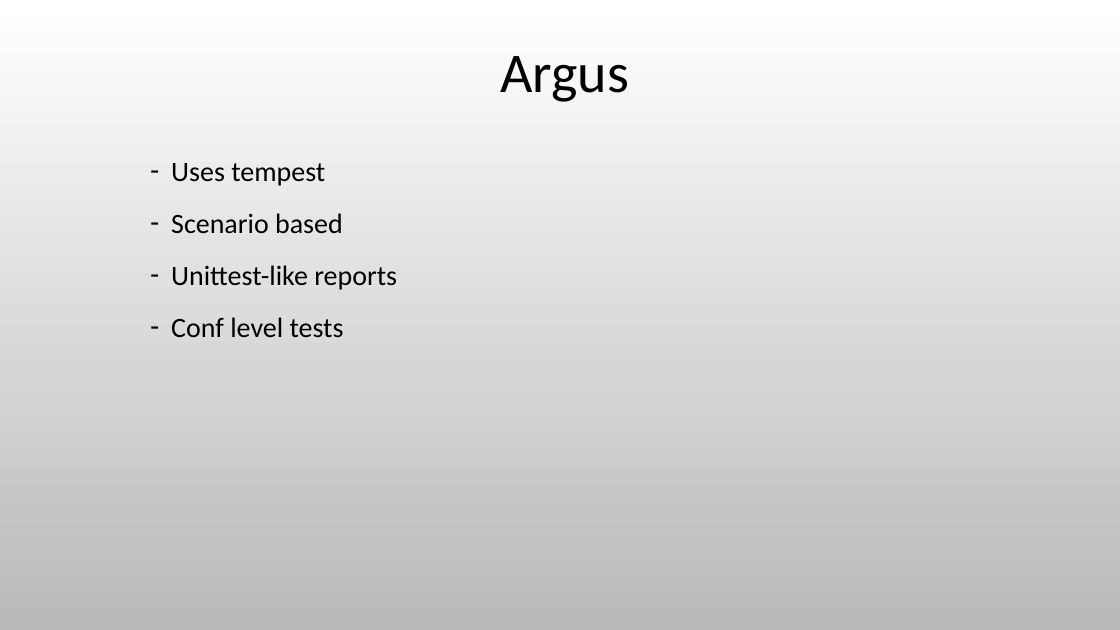
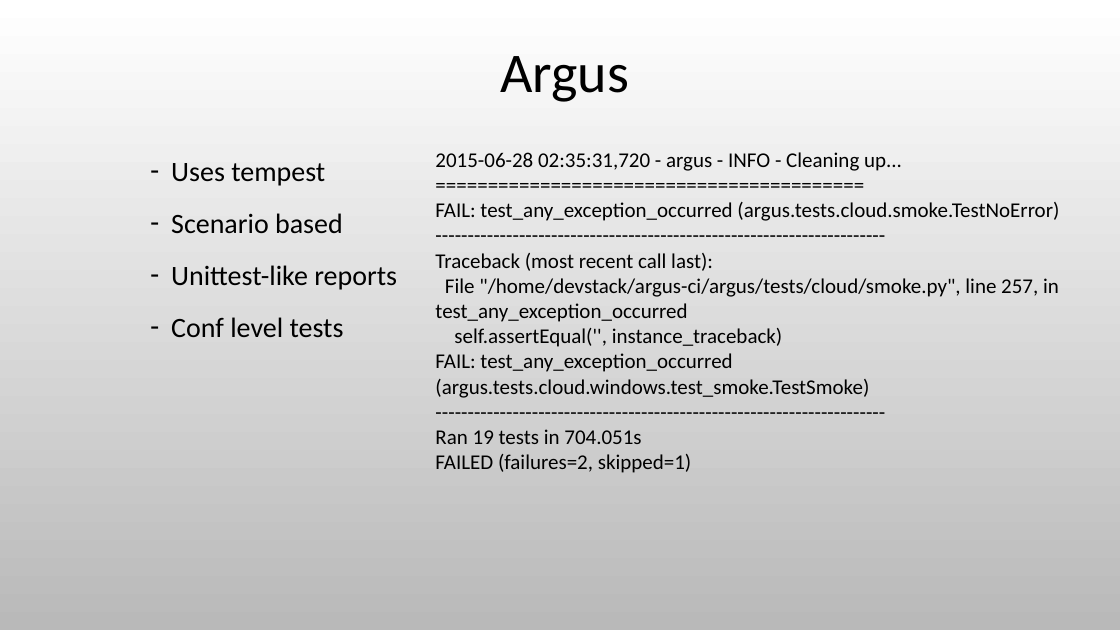
Before and after one commit to cmin764/cmiN, a slide deck: slide 11 of ropython/ep15/argus.pptx (slide 10 before the commit). Drawn at 1120x630 pixels with LibreOffice and Linux fonts; fonts in the diff are those of the drawing; background and template pictures are left out. Boxes give left, top, right and bottom in pixels: in the first picture for what was removed or moved away, otherwise in the second. Text is boxed around its words. In the diff, an @@ line names an element or a change of style, - is before the commit and + after.

```diff
--- a/ropython/ep15/argus.pptx
+++ b/ropython/ep15/argus.pptx
@@ text added at box(435, 152, 1059, 473), 18 pt, text #000000 @@
+2015-06-28 02:35:31,720 - argus - INFO - Cleaning up...
+=========================================
+FAIL: test_any_exception_occurred (argus.tests.cloud.smoke.TestNoError)
+----------------------------------------------------------------------
+Traceback (most recent call last):
+File "/home/devstack/argus-ci/argus/tests/cloud/smoke.py", line 257, in test_any_exception_occurred
+self.assertEqual('', instance_traceback)
+FAIL: test_any_exception_occurred (argus.tests.cloud.windows.test_smoke.TestSmoke)
+----------------------------------------------------------------------
+Ran 19 tests in 704.051s
+FAILED (failures=2, skipped=1)
```
Also in this commit, not shown: 5 other slides changed, 7 slides added.
